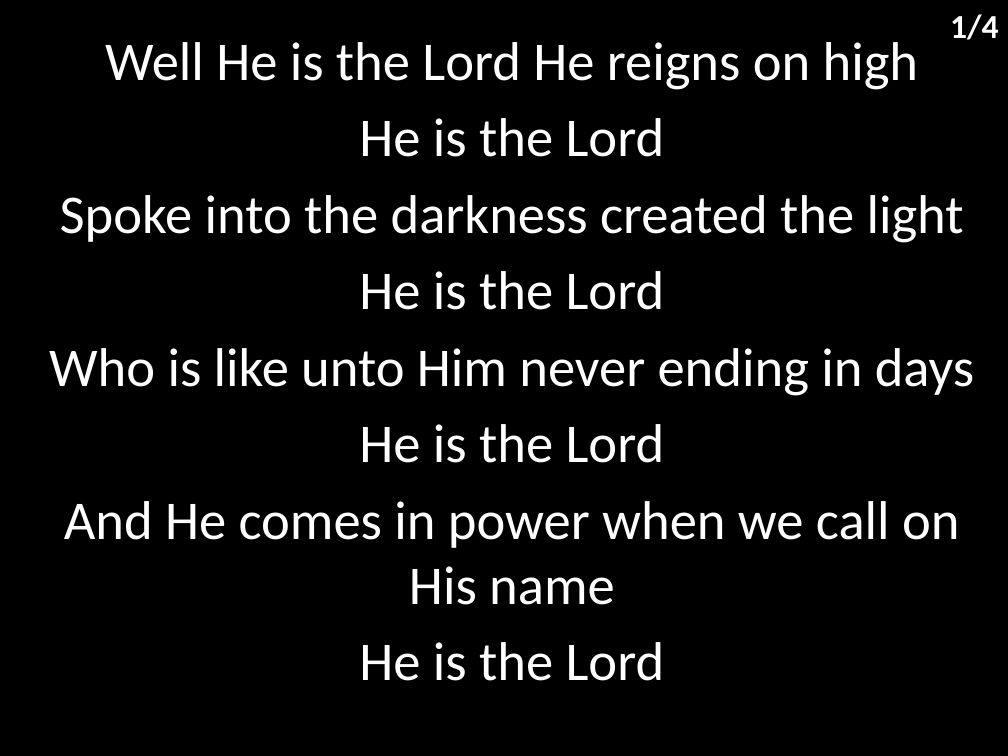
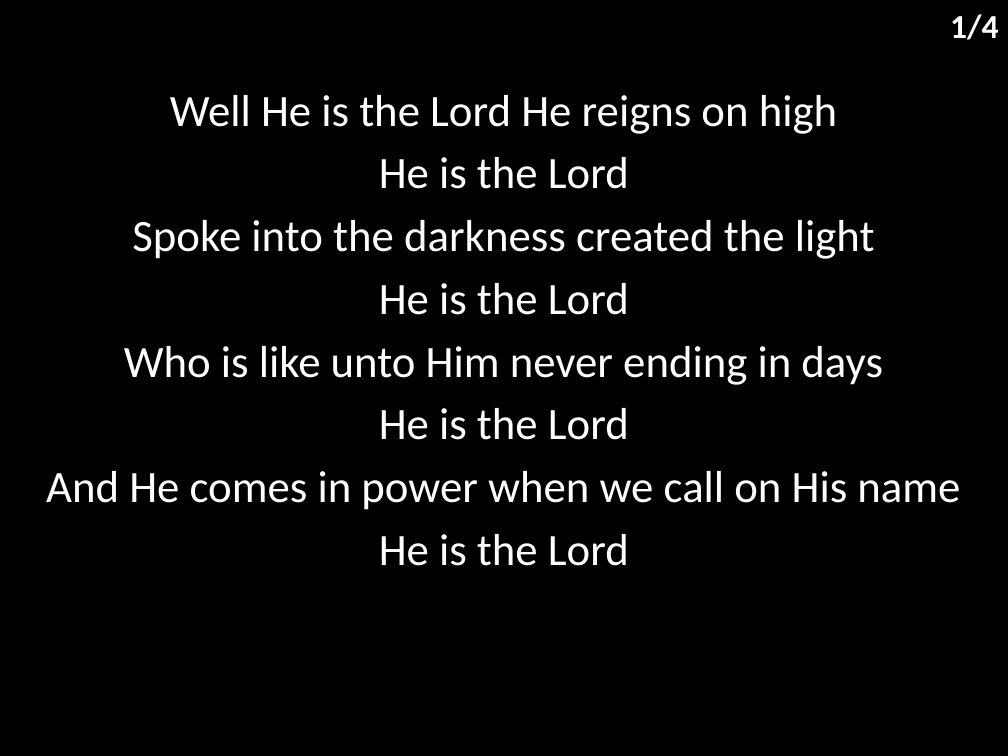
Before and after one commit to hoo-are-ya/worship, a slide deck: slide 2 of docs/songs/show your power.pptx. Drawn at 1008x756 pixels with LibreOffice and Linux fonts; fonts in the diff are those of the drawing. Boxes give left, top, right and bottom in pixels: in the first picture for what was removed or moved away, otherwise in the second. Text is boxed around its words. In the diff, an @@ line names an element or a change of style, - is before the commit and + after.

```diff
--- a/docs/songs/show your power.pptx
+++ b/docs/songs/show your power.pptx
@@ subtitle "Well He is the Lord ...": place and size @@
-subtitle "Well He is the Lord ..." at (49,42,974,681)
+subtitle "Well He is the Lord ..." at (46,95,960,566)
@@ subtitle "Well He is the Lord ..." at (46,95,960,566): size 39 to 32 pt; less space between paragraphs @@
```
Also in this commit, not shown: 3 other slides changed, 5 other files.
